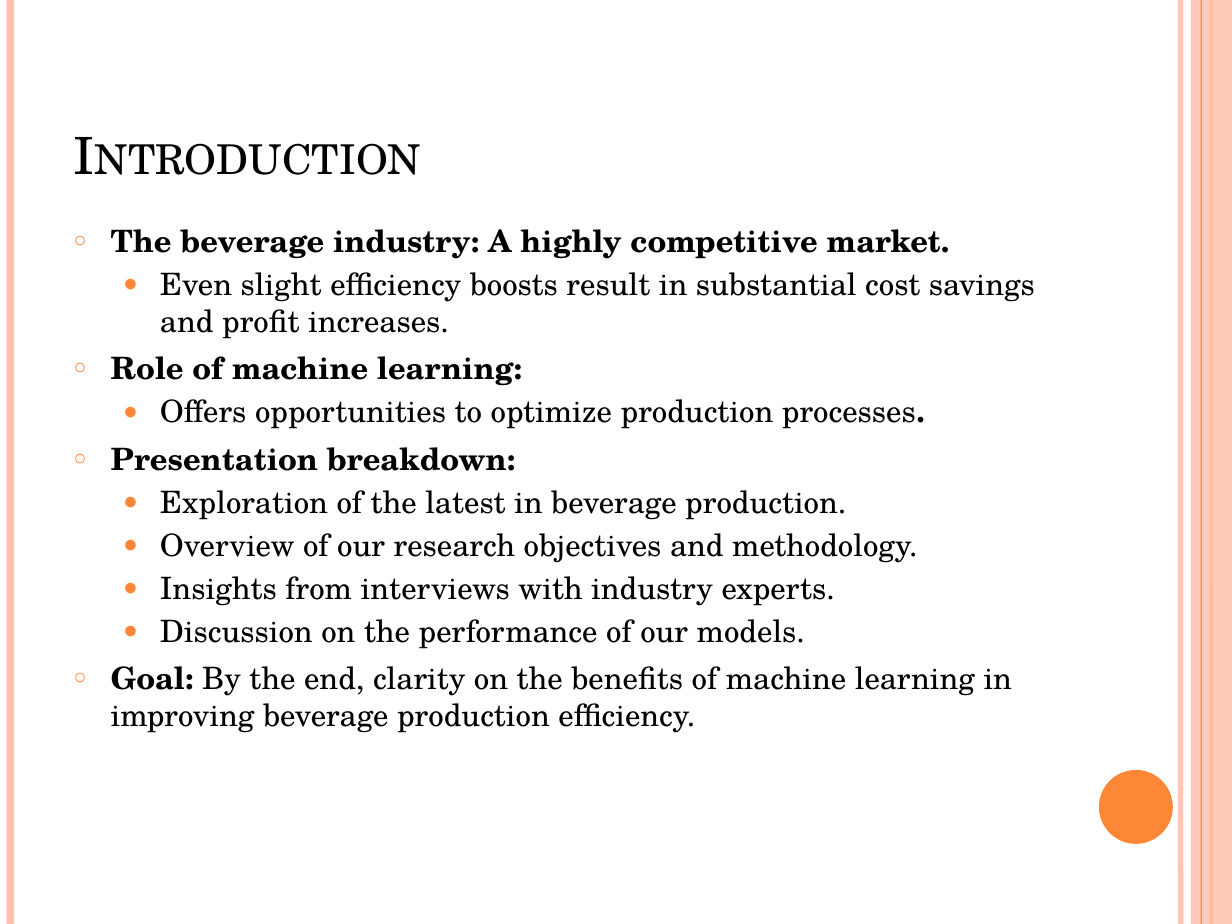
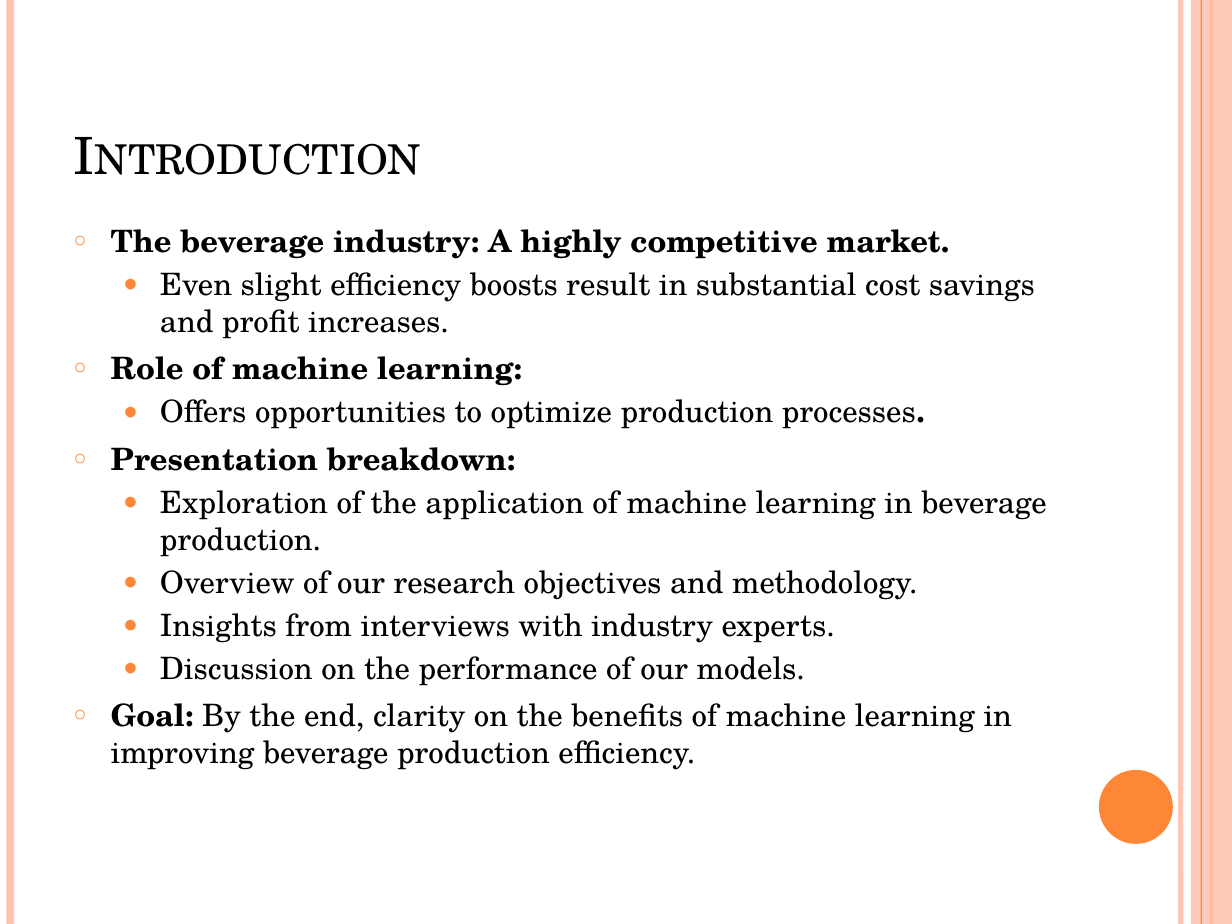
Before and after one commit to MichelleMoran431/Capstone---CCT, a slide deck: slide 3 of Presentation/Enhancing Beverage Production Process Efficiency.pptx. Drawn at 1232x924 pixels with LibreOffice and Linux fonts; fonts in the diff are those of the drawing. Boxes give left, top, right and bottom in pixels: in the first picture for what was removed or moved away, otherwise in the second. Text is boxed around its words. In the diff, an @@ line names an element or a change of style, - is before the commit and + after.

```diff
--- a/Presentation/Enhancing Beverage Production Process Efficiency.pptx
+++ b/Presentation/Enhancing Beverage Production Process Efficiency.pptx
@@ text at [160, 490, 1046, 557]: text changed @@
-  ● Exploration of the latest in beverage production.
+  ● Exploration of the application of machine learning in beverage production.
```
Also in this commit, not shown: 9 other slides changed, 1 slide added, 1 other file.
